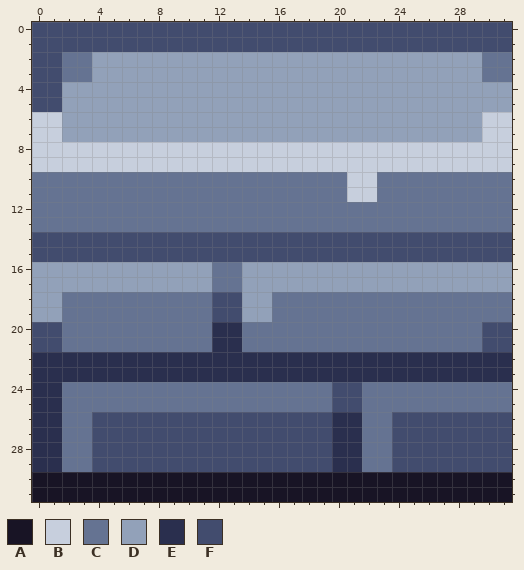
Pixel-art sprite, stored at resources/env/tile041.png. Above: the version before the commit.
The file is 32x32 pixels. Colours within 5 levels of each other are drawn and written as one.
Palette (. is transparent): A #181425  B #c7cfdd  C #657392  D #92a1b9  E #2a2f4e  F #424c6e
New version:
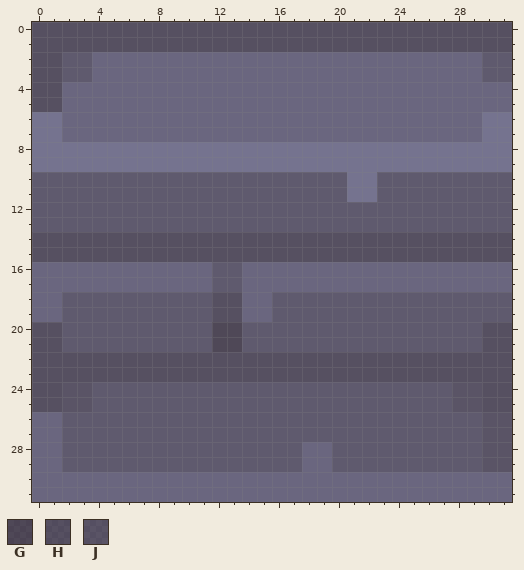
Colours new in this view: G #111419a6  H #1b1f28a6  J #212630a6
Log entry: changed wall texture
Change:
Colour B changes from #c7cfdd to #4a566ea6.
Colour C changes from #657392 to #292f3ca6.
Colour D changes from #92a1b9 to #394255a6.
Colour E gives way to colour C in rows 26 to 29 at x 20 to 21.
Colour F gives way to colour C in rows 24 to 25 at x 20 to 21; in rows 26 to 27 at x 4 to 19 and 24 to 29; in rows 28 to 29 at x 4 to 17 and 24 to 29.
Colour A gives way to colour D in rows 30 to 31 at x 0 to 31.
Colour E gives way to colour D in rows 26 to 29 at x 0 to 1.
Colour F gives way to colour D in rows 28 to 29 at x 18 to 19.
Colour E gives way to colour G in rows 20 to 21 at x 12 to 13.
Colour C gives way to colour H in rows 24 to 25 at x 30 to 31.
Colour E gives way to colour H in rows 22 to 23 at x 0 to 31; in rows 24 to 25 at x 0 to 1.
Colour F gives way to colour H in rows 0 to 1 at x 0 to 31; in rows 2 to 5 at x 0 to 1; in rows 14 to 15 at x 0 to 31; in rows 18 to 19 at x 12 to 13; in rows 20 to 21 at x 0 to 1 and 30 to 31.
Colour C gives way to colour J in rows 24 to 25 at x 2 to 3 and 28 to 29.
Colour F gives way to colour J in rows 26 to 29 at x 30 to 31.
Pixel boxes of the changes (left, top, right, bottom) in both pictures:
changed: (32, 22, 512, 502)
